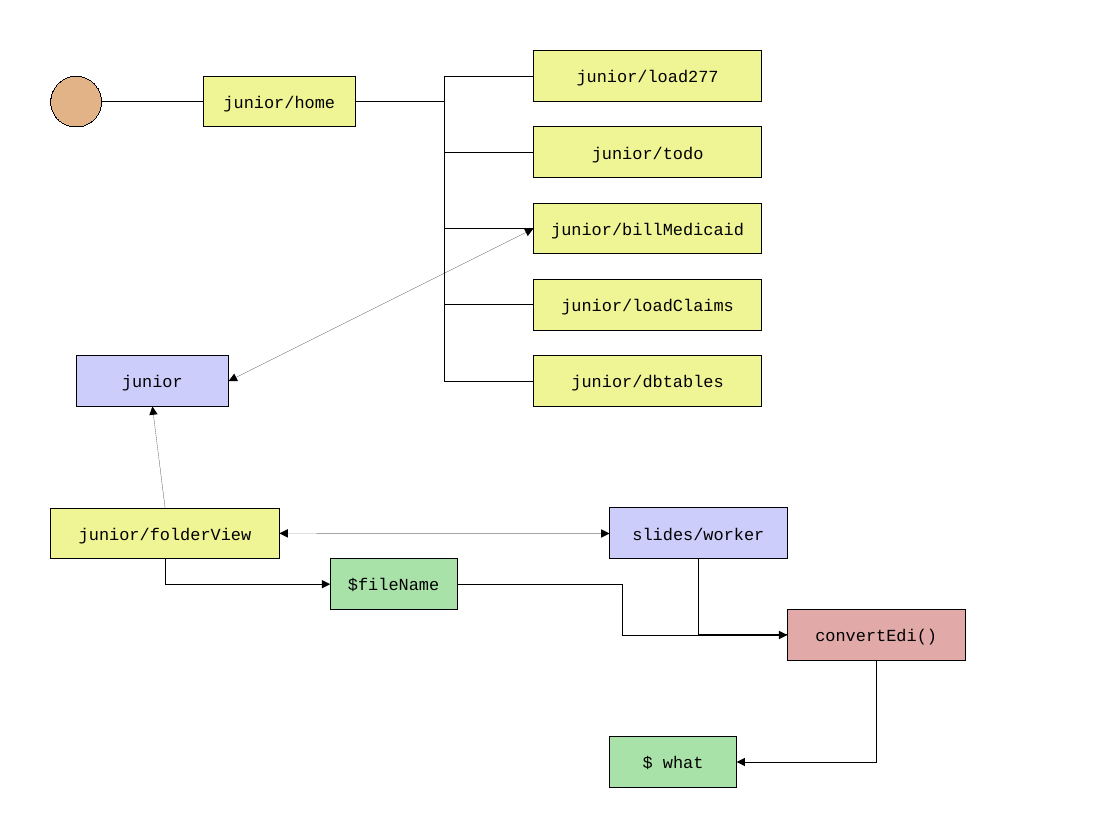
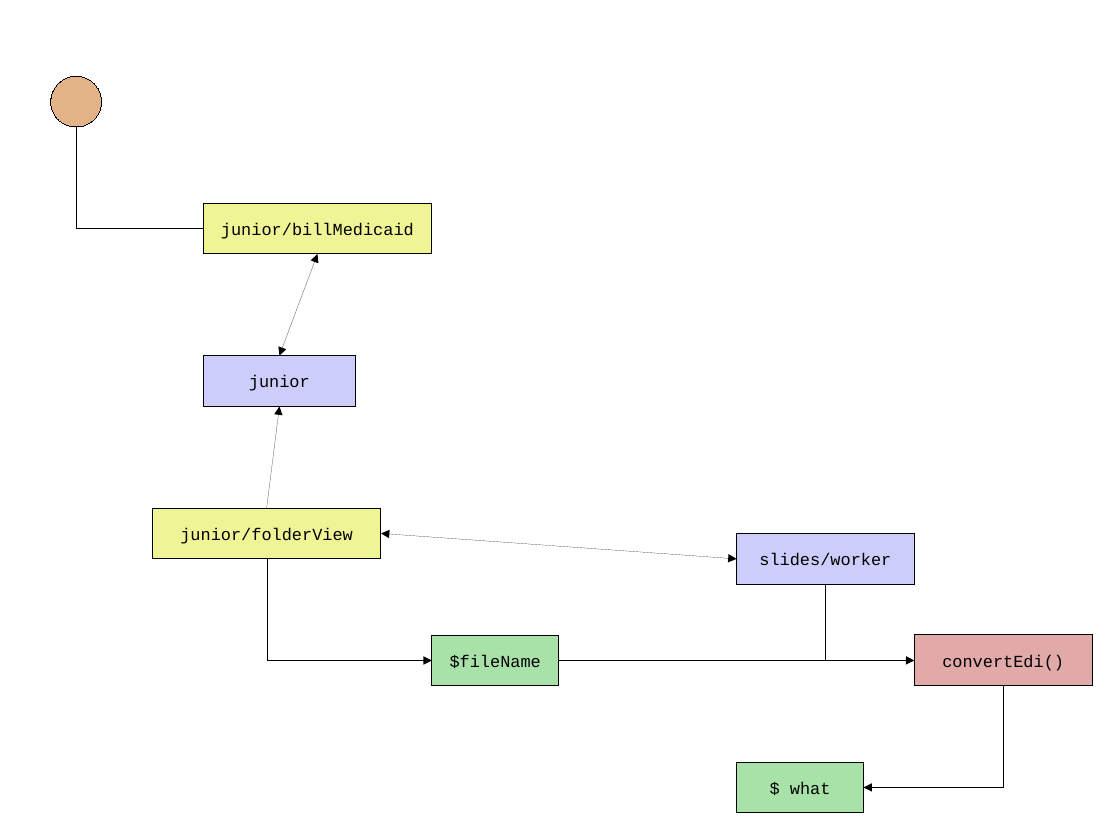
Before and after one commit to JamesLeB/Stout, a slide deck: slide 4 of Documents/junior.odp (slide 2 before the commit). Drawn at 1120x840 pixels with LibreOffice and Linux fonts; fonts in the diff are those of the drawing. Boxes give left, top, right and bottom in pixels: in the first picture for what was removed or moved away, otherwise in the second. Text is boxed around its words. In the diff, an @@ line names an element or a change of style, - is before the commit and + after.

```diff
--- a/Documents/junior.odp
+++ b/Documents/junior.odp
@@ rectangle removed at (534, 51, 762, 102) @@
-junior/load277
@@ rectangle removed at (203, 76, 356, 127) @@
-junior/home
@@ elbow line removed from (356, 102) to (534, 76) @@
@@ elbow line removed from (356, 102) to (534, 152) @@
@@ elbow line removed from (356, 102) to (534, 229) @@
@@ elbow line removed from (356, 102) to (534, 305) @@
@@ elbow line removed from (356, 102) to (534, 381) @@
@@ elbow line moved from (102, 102) - (203, 102) to (76, 127) - (203, 229) @@
@@ rectangle removed at (534, 127, 762, 178) @@
-junior/todo
@@ rectangle "junior/billMedicaid": place and size @@
-rectangle "junior/billMedicaid" at (534, 203, 762, 254)
+rectangle "junior/billMedicaid" at (203, 203, 432, 254)
@@ double arrow moved from (534, 229) - (229, 381) to (318, 254) - (279, 356) @@
@@ rectangle removed at (534, 279, 762, 330) @@
-junior/loadClaims
@@ rectangle "junior": place and size @@
-rectangle "junior" at (76, 356, 229, 407)
+rectangle "junior" at (203, 356, 356, 407)
@@ rectangle removed at (534, 356, 762, 407) @@
-junior/dbtables
@@ arrow moved from (166, 508) - (152, 407) to (266, 508) - (279, 407) @@
@@ rectangle "junior/folderView": place and size @@
-rectangle "junior/folderView" at (51, 508, 279, 559)
+rectangle "junior/folderView" at (152, 508, 381, 559)
@@ double arrow moved from (279, 534) - (610, 534) to (381, 534) - (737, 559) @@
@@ elbow arrow moved from (165, 559) - (330, 584) to (266, 559) - (432, 661) @@
@@ rectangle "$fileName": place and size @@
-rectangle "$fileName" at (330, 559, 457, 610)
+rectangle "$fileName" at (432, 635, 559, 686)
@@ elbow arrow moved from (457, 584) - (788, 635) to (559, 661) - (915, 661) @@
@@ 3 rectangles, 1 elbow line, 1 elbow arrow: place and size @@
-3 rectangles, 1 elbow line, 1 elbow arrow at (610, 508, 966, 788)
+3 rectangles, 1 elbow line, 1 elbow arrow at (737, 534, 1093, 813)
```
Also in this commit, not shown: 4 slides added.
